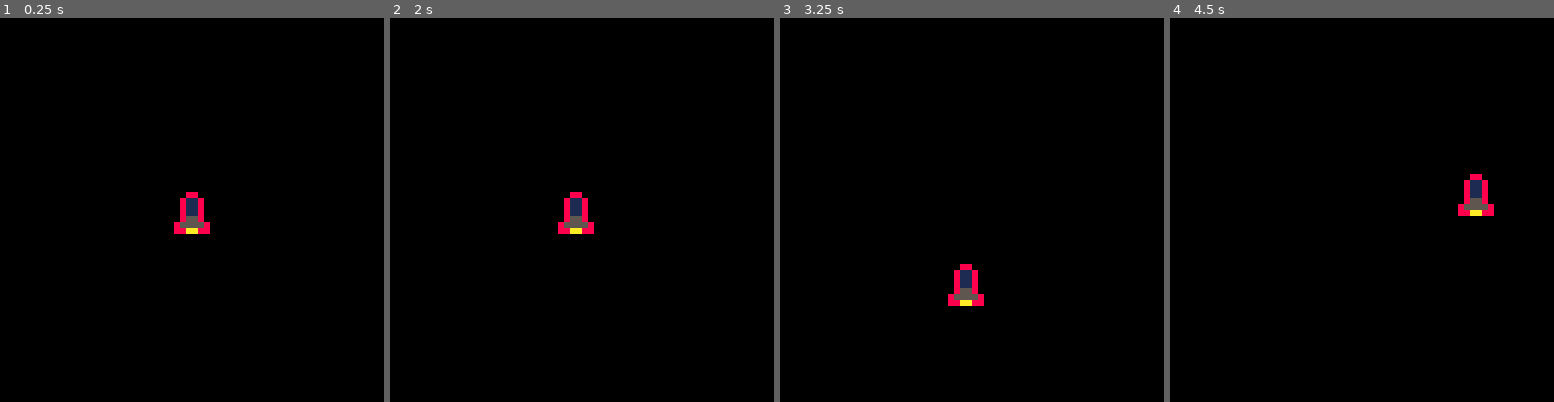
Above: before the commit, frames 1-4 (left to right).
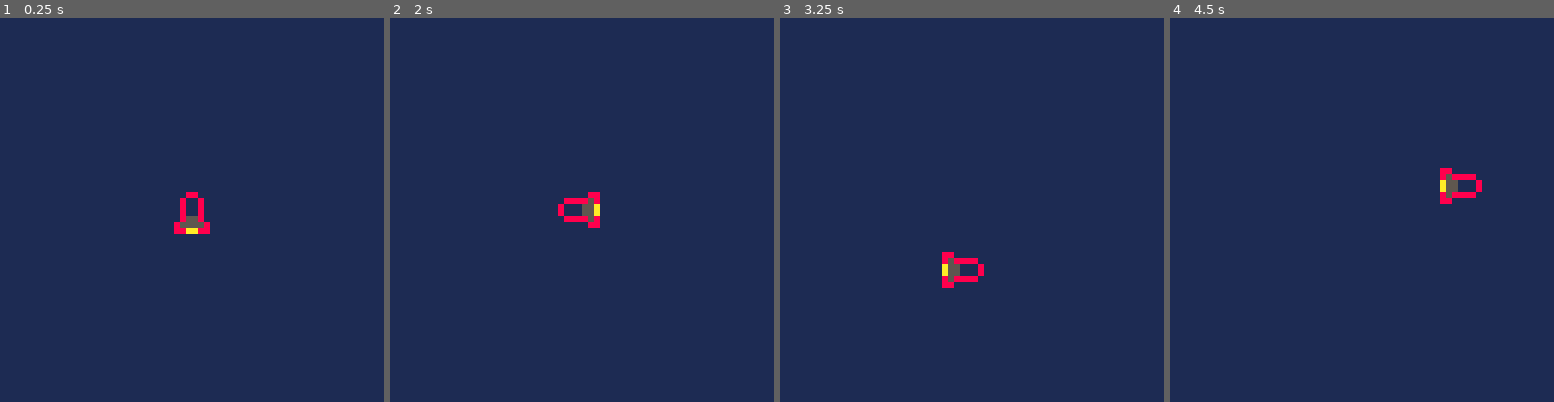
Above: after the commit, the same moments.

Repository: assert-justice/low_res
Game: PICO-8 cartridge low_res.p8
Same seed, same stepped clock (60 frames per second), same inputs: the game is played once before the commit and once after it.
Inputs:
- Up to frame 1 (0.25 s): no input
- Up to frame 2 (2 s): tap O (Z key) at 0.33, 0.7, 1.43 s; tap X (X key) at 1.07 s; hold Left from 1.97 s (still down)
- Up to frame 3 (3.25 s): tap X (X key) every 0.33 s from 2.07 to 3.07 s; tap O (Z key) at 2.22, 3.1 s; release Left at 2.37 s; hold Down 2.42-2.82 s; hold Right from 2.87 s (still down)
- Up to frame 4 (4.5 s): tap X (X key) every 0.33 s from 3.4 to 4.4 s; release Right at 3.53 s; hold Up 3.58-4.08 s; tap O (Z key) at 3.98 s; hold Right from 4.13 s (still down)

The runs differ from the first frame. In frame 1, 99% of the frame differs, in the area x 0-100%, y 0-100%; in frame 2, 100%; in frame 3, 100%; in frame 4, 100%.

Commit message:
improved movement

Diff:
--- a/low_res.p8
+++ b/low_res.p8
@@ -2,6 +2,7 @@
 version 18
 __lua__
 plr1 = nil
+dbg={}
 function _init()
 	poke(0x5f2c,3)
 	inp={}
@@ -10,7 +11,9 @@
 end
 
 function _draw()
-	cls()
+	cls(1)
+	for i,t in pairs(dbg) do print(t,0,i*8) end
+	dbg={}
 	plrdraw(plr1)
 end
 
@@ -20,10 +23,14 @@
 end
 
 function plrmove(plr)
-	if plr1.inp[0]>0 then plr1.x-=plr1.spd end
-	if plr1.inp[1]>0 then plr1.x+=plr1.spd end
-	if plr1.inp[2]>0 then plr1.y-=plr1.spd end
-	if plr1.inp[3]>0 then plr1.y+=plr1.spd end
+	dir=-1
+	spd = plr.spd
+	if plr.inp[5]>0 then spd *= 0.6 end
+	if plr.inp[0]>0 then plr.x-=spd dir=2 end
+	if plr.inp[1]>0 then plr.x+=spd dir=0 end
+	if plr.inp[2]>0 then plr.y-=spd dir=1 end
+	if plr.inp[3]>0 then plr.y+=spd dir=3 end
+	if plr.inp[4]==0 and dir!=-1 then plr.dir = dir end
 end
 
 function input(plr)
@@ -37,7 +44,8 @@
 end
 
 function plrdraw(plr)
-	spr(7,plr.x,plr.y,1,1,1,false,false)
+	sp=7+2*plr.num+1-plr.dir%2
+	spr(sp,plr.x,plr.y,1,1,plr.dir==2,plr.dir==3)
 end
 
 __gfx__
